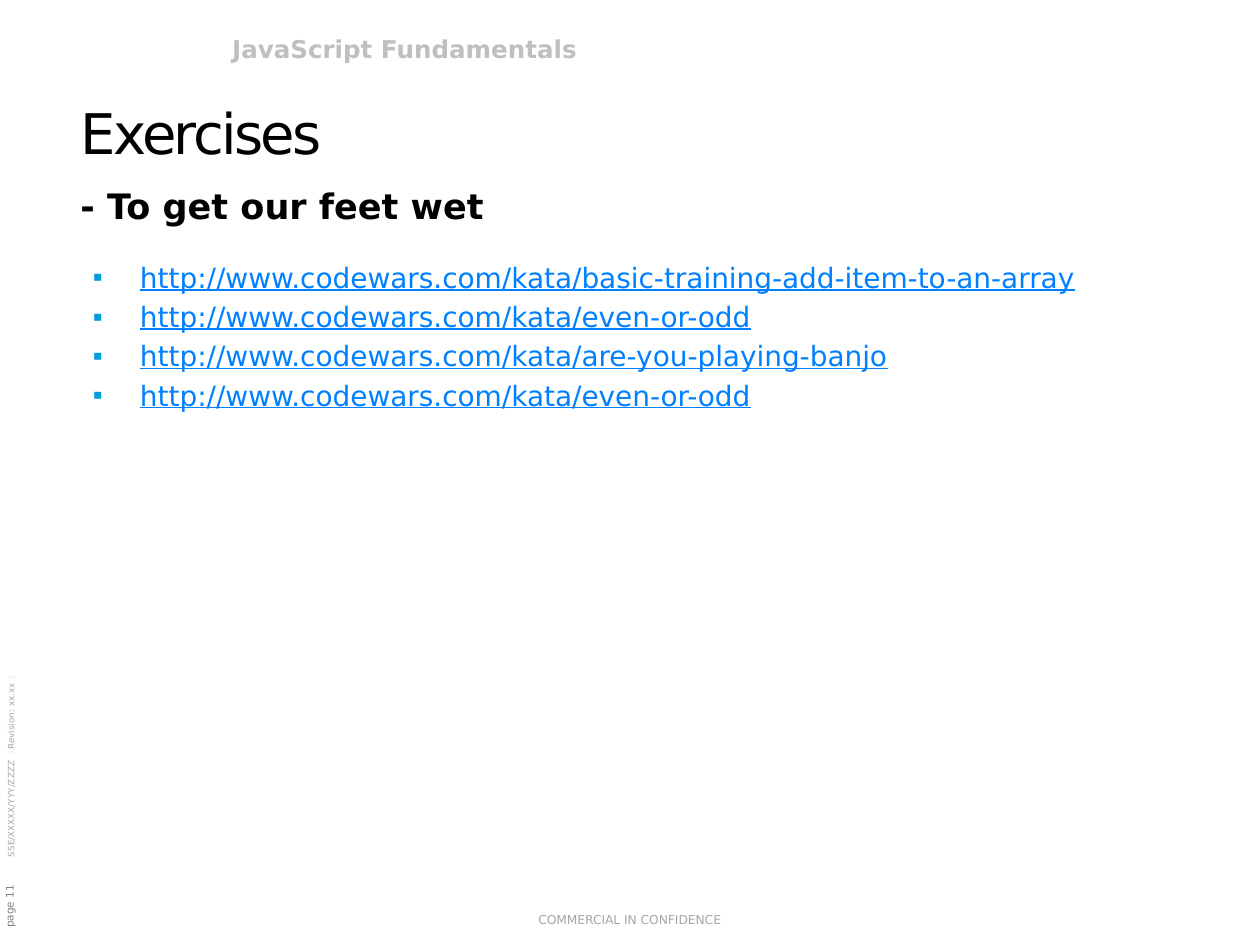
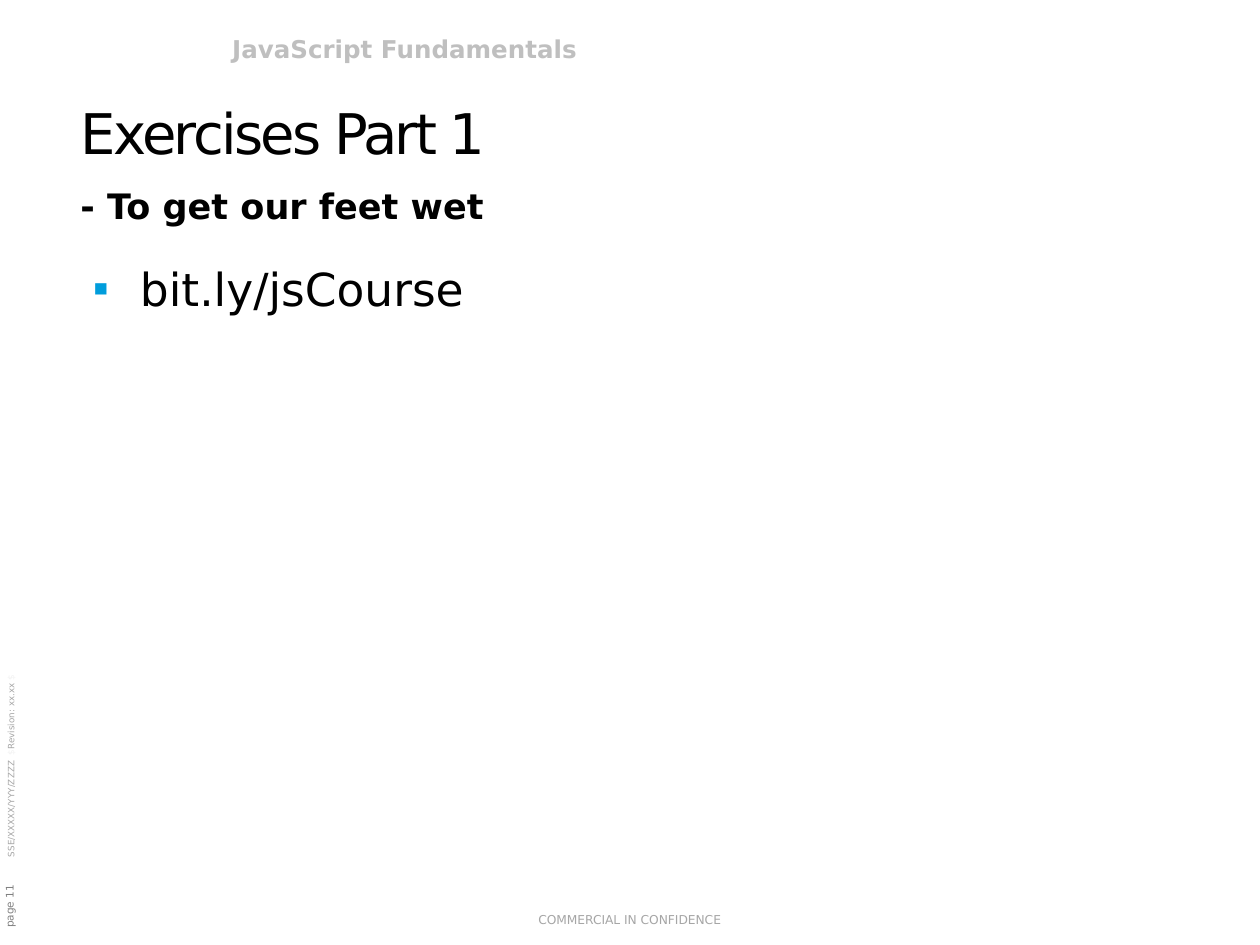
Before and after one commit to rasmusvhansen/javascript-course, a slide deck: slide 11 of JavaScript Fundamentals.pptx. Drawn at 1260x945 pixels with LibreOffice and Linux fonts; fonts in the diff are those of the drawing; background and template pictures are left out. Boxes give left, top, right and bottom in pixels: in the first picture for what was removed or moved away, otherwise in the second. Text is boxed around its words. In the diff, an @@ line names an element or a change of style, - is before the commit and + after.

```diff
--- a/JavaScript Fundamentals.pptx
+++ b/JavaScript Fundamentals.pptx
@@ title at bbox=[80, 111, 486, 155]: text changed @@
-Exercises
+Exercises Part 1
@@ text at bbox=[140, 271, 464, 316]: text changed; size 16 to 26 pt; text colour #0080FF to #000000 @@
-▪ http://www.codewars.com/kata/basic-training-add-item-to-an-array
-▪ http://www.codewars.com/kata/even-or-odd
-▪ http://www.codewars.com/kata/are-you-playing-banjo
-▪ http://www.codewars.com/kata/even-or-odd
+▪ bit.ly/jsCourse
```
Also in this commit, not shown: 1 other slide changed, 1 other file.
